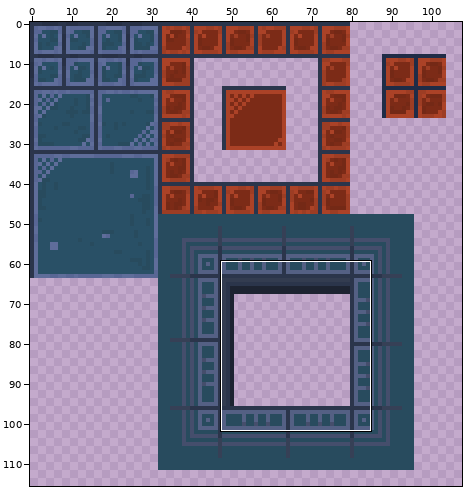
One commit to this pixel-art file: examples/vacuum-outlaw/src/main/resources/tilesets/StationOne_floors.aseprite. Above: a wide view before the commit, with the close-up outlined.
Close-up. Before:
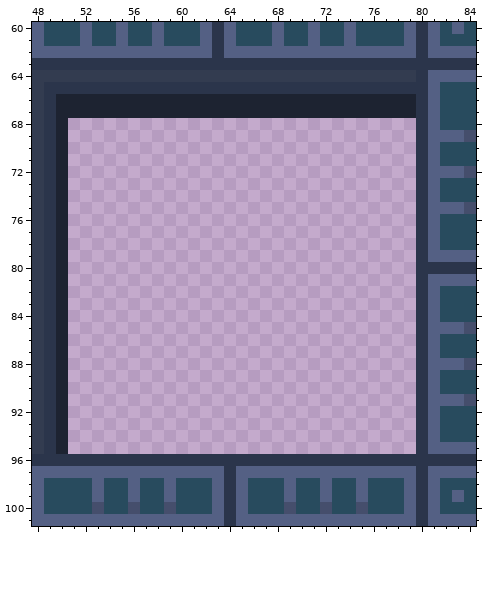
256x256 pixels, 1 frame. Colours within 5 levels of each other are drawn and written as one. Shown: x 48..84, y 60..101. The wide view leaves out empty margins.
New version:
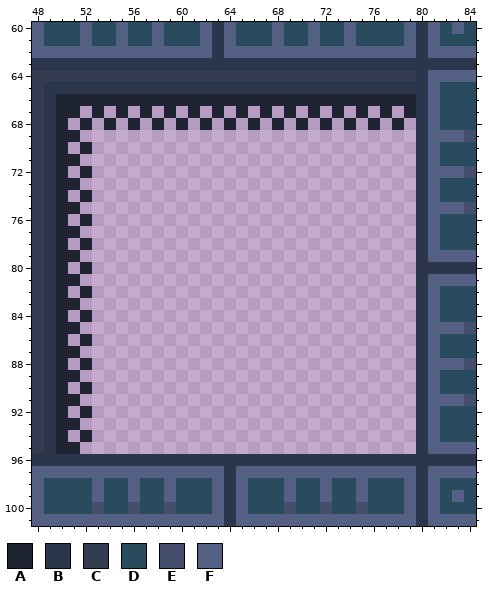
Palette (. is transparent): A #1d2331  B #2b354b  C #333c50  D #284b5e  E #454e6c  F #546084
From the commit log: Fixed light map shift on outer edges of the screen
What changed:
@@ x 48..84 @@
  66 CBAAAAAAAAAAAAAAAAAAAAAAAAAAAAAABFDDD
- 67 CBAAAAAAAAAAAAAAAAAAAAAAAAAAAAAABFDDD
- 68 CBA.............................BFDDD
- 69 CBA.............................BFFFE
- 70 CBA.............................BFDDD
- 71 CBA.............................BFDDD
- 72 CBA.............................BFFFE
- 73 CBA.............................BFDDD
- 74 CBA.............................BFDDD
- 75 CBA.............................BFFFE
- 76 CBA.............................BFDDD
- 77 CBA.............................BFDDD
- 78 CBA.............................BFDDD
- 79 CBA.............................BFFFF
- 80 CBA.............................BBBBB
- 81 CBA.............................BFFFF
- 82 CBA.............................BFDDD
- 83 CBA.............................BFDDD
- 84 CBA.............................BFDDD
- 85 CBA.............................BFFFE
- 86 CBA.............................BFDDD
- 87 CBA.............................BFDDD
- 88 CBA.............................BFFFE
- 89 CBA.............................BFDDD
- 90 CBA.............................BFDDD
- 91 CBA.............................BFFFE
- 92 CBA.............................BFDDD
- 93 CBA.............................BFDDD
- 94 CBA.............................BFDDD
- 95 CBA.............................BFFFF
+ 67 CBAA.A.A.A.A.A.A.A.A.A.A.A.A.A.ABFDDD
+ 68 CBA.A.A.A.A.A.A.A.A.A.A.A.A.A.A.BFDDD
+ 69 CBAA............................BFFFE
+ 70 CBA.A...........................BFDDD
+ 71 CBAA............................BFDDD
+ 72 CBA.A...........................BFFFE
+ 73 CBAA............................BFDDD
+ 74 CBA.A...........................BFDDD
+ 75 CBAA............................BFFFE
+ 76 CBA.A...........................BFDDD
+ 77 CBAA............................BFDDD
+ 78 CBA.A...........................BFDDD
+ 79 CBAA............................BFFFF
+ 80 CBA.A...........................BBBBB
+ 81 CBAA............................BFFFF
+ 82 CBA.A...........................BFDDD
+ 83 CBAA............................BFDDD
+ 84 CBA.A...........................BFDDD
+ 85 CBAA............................BFFFE
+ 86 CBA.A...........................BFDDD
+ 87 CBAA............................BFDDD
+ 88 CBA.A...........................BFFFE
+ 89 CBAA............................BFDDD
+ 90 CBA.A...........................BFDDD
+ 91 CBAA............................BFFFE
+ 92 CBA.A...........................BFDDD
+ 93 CBAA............................BFDDD
+ 94 CBA.A...........................BFDDD
+ 95 CBAA............................BFFFF
  96 BBBBBBBBBBBBBBBBBBBBBBBBBBBBBBBBBBBBB
Where, in picture pixels (left, top, right, bottom), the same in both close-ups:
changed: (68, 106, 404, 454)
